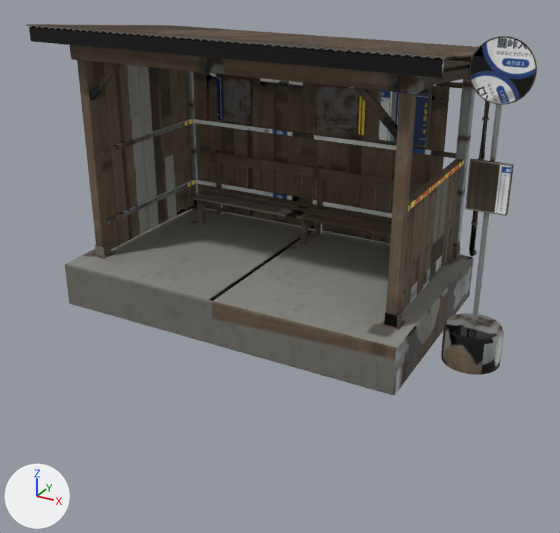
The glTF model frontend/public/models/props/bus_stop.glb: old version first, new version second.
Both versions are drawn from a camera (50 mm lens) standing at (3.47, -6.56, 3.35) and looking at (-0.06, -0.15, 0.15). Arrows for +X, +Y and +Z are at lower left; the lights stay in place. The picture after the commit comes second. Where no turn or scale is listed for an object, it has been applied to the vertices. Vertices at exactly the same position are counted once.

The older version as bpy lines, for what is in view:
```python
me_bus_stop = bpy.data.meshes.new('bus_stop')
me_bus_stop.from_pydata(...)  # 4498 vertices, 8348 faces; spans x -2.31..2.31, y -1.19..1.19, z -1.47..1.47
me_bus_stop.materials.append(mat_bus_stop)
ob_bus_stop = bpy.data.objects.new('bus_stop', me_bus_stop)
ob_bus_stop.location = (0.0, 0.06, 1.12)
```
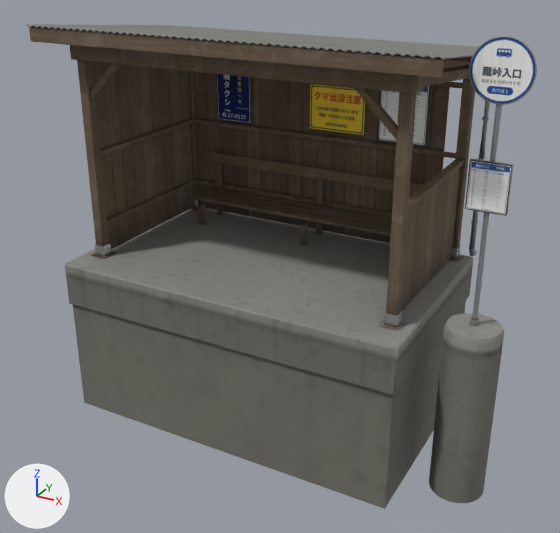
Where the newer file only moved an object's origin or applied its transform, the numbers keep the older frame.

Location of each change, (x1, y1, x2, y2) in pixels of the pictures (560 x 533 px; the box of a moved part takes in the faces that stretch with it):
'bus_stop', reshaped (31% taller): before (26, 24, 537, 395); after (26, 24, 537, 509)
part 1 of me_bus_stop, added: after (73, 301, 466, 509)
part 2 of me_bus_stop, moved or reshaped: before (468, 58, 535, 216); after (465, 58, 535, 216)
part 3 of me_bus_stop, deleted: before (441, 329, 504, 375)
part 4 of me_bus_stop, added: after (429, 329, 504, 503)
part 5 of me_bus_stop, surface changed: (27, 24, 537, 395) in both

The change in detail:
me_bus_stop is used by ob_bus_stop; location (0.0, 0.06, 1.12).
me_bus_stop had 4498 vertices, 8348 faces and spanned x -2.31..2.31, y -1.19..1.19, z -1.47..1.47.
me_bus_stop now has 4510 vertices, 8368 faces and spans x -2.31..2.31, y -1.19..1.19, z -2.72..1.47.
me_bus_stop part 1: the loose piece of 12 vertices spanning x -2.24..1.74, y -0.32..-0.28, z 1.23..1.27 is copied, and the copy is scaled about its middle by (0.915, 54.8, 28.9), then moved by (0.0, 0.23, -3.32); it spans x -2.07..1.57, y -1.16..1.03, z -2.72..-1.42.
me_bus_stop part 2: 7 vertices moved within x 1.8..2.29, y -0.54, z 0.98..1.34; 6 vertices removed from x 1.83..2.26, y -0.57..-0.54, z 0.08..1.09; 6 vertices added at x 1.83..2.26, y -0.57..-0.54, z 0.09..1.1.
me_bus_stop part 3: 20 vertices removed from x 1.79..2.31, y -0.77..-0.25, z -1.32.
me_bus_stop part 4: 20 vertices added at x 1.79..2.31, y -0.77..-0.25, z -2.72.
me_bus_stop part 5: 6908 kept faces spanning x -2.31..2.31, y -1.19..1.19, z -1.47..1.47 get new texture (UV) coordinates.
Other edits to the shape of me_bus_stop do not show in these pictures.
